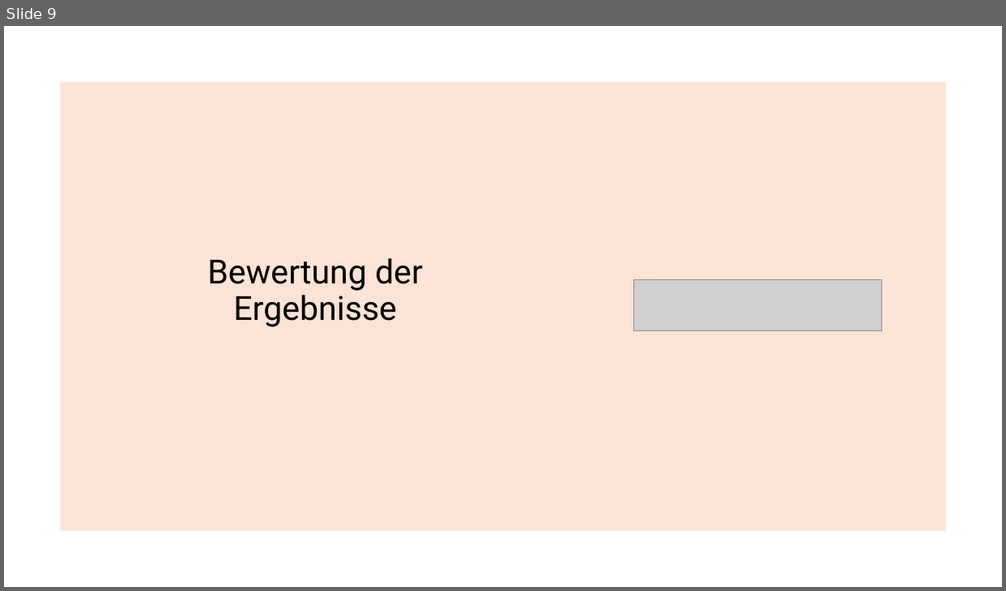
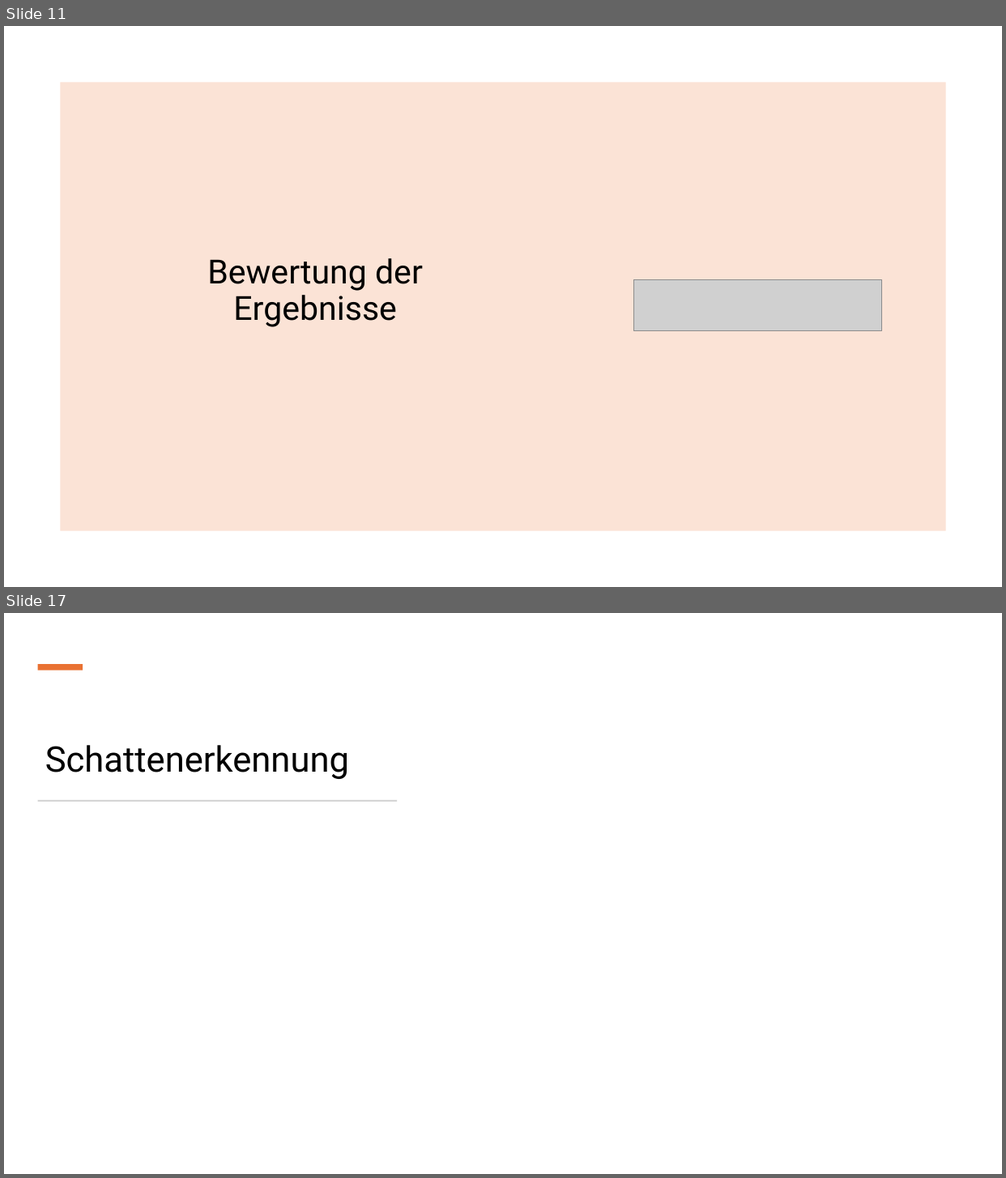
Before and after one commit to IntiGit/ComputerVisionGame, a slide deck: Präsentationen/Meilenstein_2.pptx. Shown one above the other, each under a label of ours: slide 9 before the commit, slides 11 and 17 after it; the slides between them are not shown. The pictures are 1006x591 and 1006x1178 pixels, drawn with LibreOffice and Linux fonts; fonts in the diff are those of the drawing; grey boxes stand for pictures. Boxes give left, top, right and bottom in pixels: in the first picture for what was removed or moved away, otherwise in the second. Text is boxed around its words. In the diff, an @@ line names an element or a change of style, - is before the commit and + after.

```diff
--- a/Präsentationen/Meilenstein_2.pptx
+++ b/Präsentationen/Meilenstein_2.pptx
@@ slide 17 added at bbox=[4, 613, 1002, 1174], background #FFFFFF @@
@@ rectangle added at bbox=[38, 664, 83, 670], fill #E97132 @@
@@ title added at bbox=[45, 745, 349, 779], 34 pt, text #000000 @@
+Schattenerkennung
@@ rectangle added at bbox=[38, 800, 397, 802], fill #D5D5D5 @@
@@ what was slide 9 is now slide 11 @@
```
Also in this commit, not shown: 4 slides changed, 6 other slides added, 1 other file.
